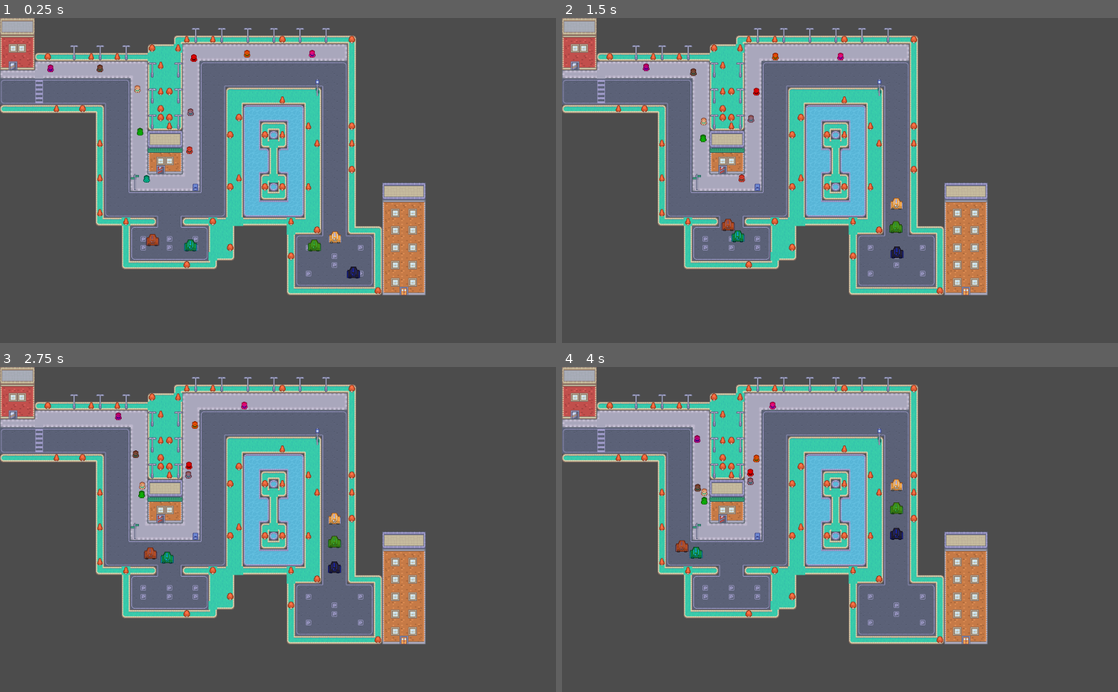
Above: before the commit, frames 1-4 (two rows, left to right).
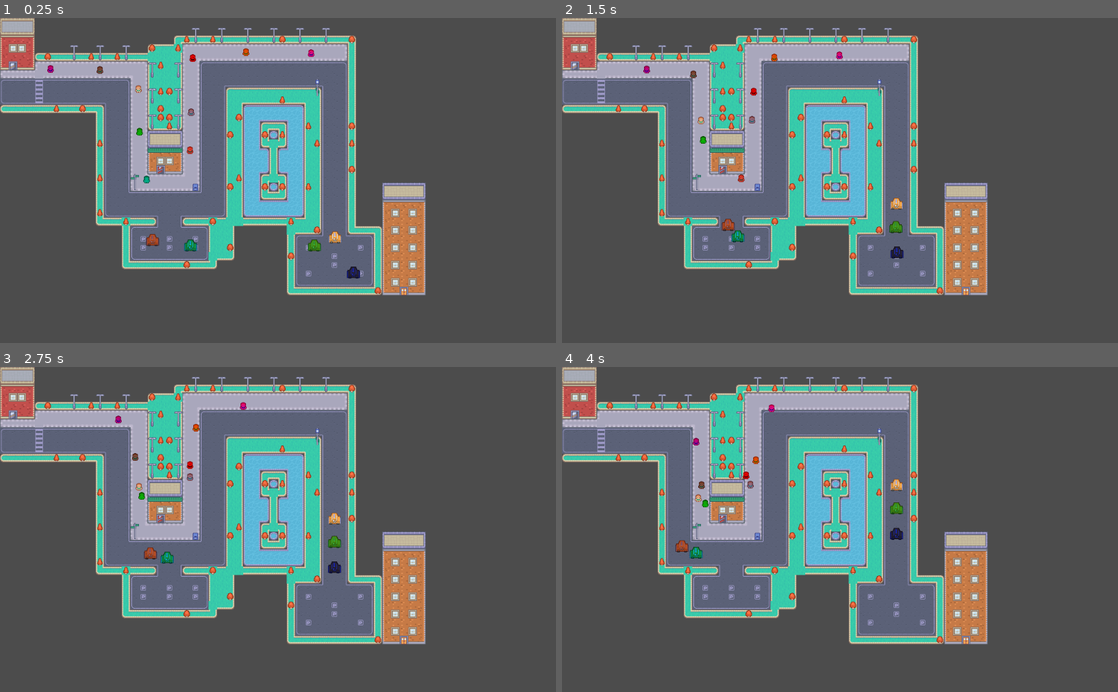
Above: after the commit, the same moments.

Repository: CSMA-Technology/godot-town
Game: Godot game, scene res://GodotTown.tscn
Same seed, same stepped clock (60 frames per second), same inputs: the game is played once before the commit and once after it.
Inputs:
- Up to frame 1 (0.25 s): no input
- Up to frame 2 (1.5 s): no input
- Up to frame 3 (2.75 s): no input
- Up to frame 4 (4 s): no input

The runs differ from the first frame. In frame 1, 0.2% of the frame differs, in the area x 8-57%, y 9-51%; in frame 2, 0.3%; in frame 3, 0.2%; in frame 4, 0.3%, in the area x 23-39%, y 10-44%.

Commit message:
using navigationagent2d forpedestrians

Diff:
--- /dev/null
+++ b/MovableWithAgent.gd
@@ -0,0 +1,25 @@
+extends KinematicBody2D
+
+export (String) var goal
+onready var goal_pos = get_node(goal).global_position
+export var current_speed = 50
+export var arrival_tolerance = 10
+
+func _ready():
+	# Tell the agent where it should navigate to
+	$NavigationAgent2D.set_target_location(goal_pos)
+
+func _physics_process(delta):
+	# Similar to the car, when the pedestrian gets close enough to the goal, free it
+	if global_position.distance_to(goal_pos) <= arrival_tolerance:
+		queue_free()
+	# Find the next point in the path to navigate to and update the internal path within the agent
+	var next_location = $NavigationAgent2D.get_next_location()
+	# Calculate the direction and movement just as before
+	var direction = (next_location - global_position).normalized()
+	var movement = direction * current_speed
+	# Sends the movement input to the internal collision avoidance algorithm and sets the agent's velocity
+	$NavigationAgent2D.set_velocity(movement * delta)
+
+func _on_NavigationAgent2D_velocity_computed(safe_velocity):
+	move_and_collide(safe_velocity)
--- a/Pedestrian.tscn
+++ b/Pedestrian.tscn
@@ -1,6 +1,6 @@
 [gd_scene load_steps=4 format=2]
 
-[ext_resource path="res://Movable.gd" type="Script" id=1]
+[ext_resource path="res://MovableWithAgent.gd" type="Script" id=1]
 [ext_resource path="res://assets/tilemap_packed.png" type="Texture" id=2]
 
 [sub_resource type="RectangleShape2D" id=50]
@@ -10,7 +10,6 @@
 position = Vector2( 255, 119 )
 script = ExtResource( 1 )
 goal = "%PedestrianGoal"
-nav_layer = 2
 
 [node name="Sprite" type="Sprite" parent="."]
 texture = ExtResource( 2 )
@@ -20,3 +19,12 @@
 [node name="CollisionShape2D" type="CollisionShape2D" parent="."]
 visible = false
 shape = SubResource( 50 )
+
+[node name="NavigationAgent2D" type="NavigationAgent2D" parent="."]
+navigation_layers = 2
+avoidance_enabled = true
+radius = 8.0
+neighbor_dist = 200.0
+time_horizon = 75.0
+
+[connection signal="velocity_computed" from="NavigationAgent2D" to="." method="_on_NavigationAgent2D_velocity_computed"]
